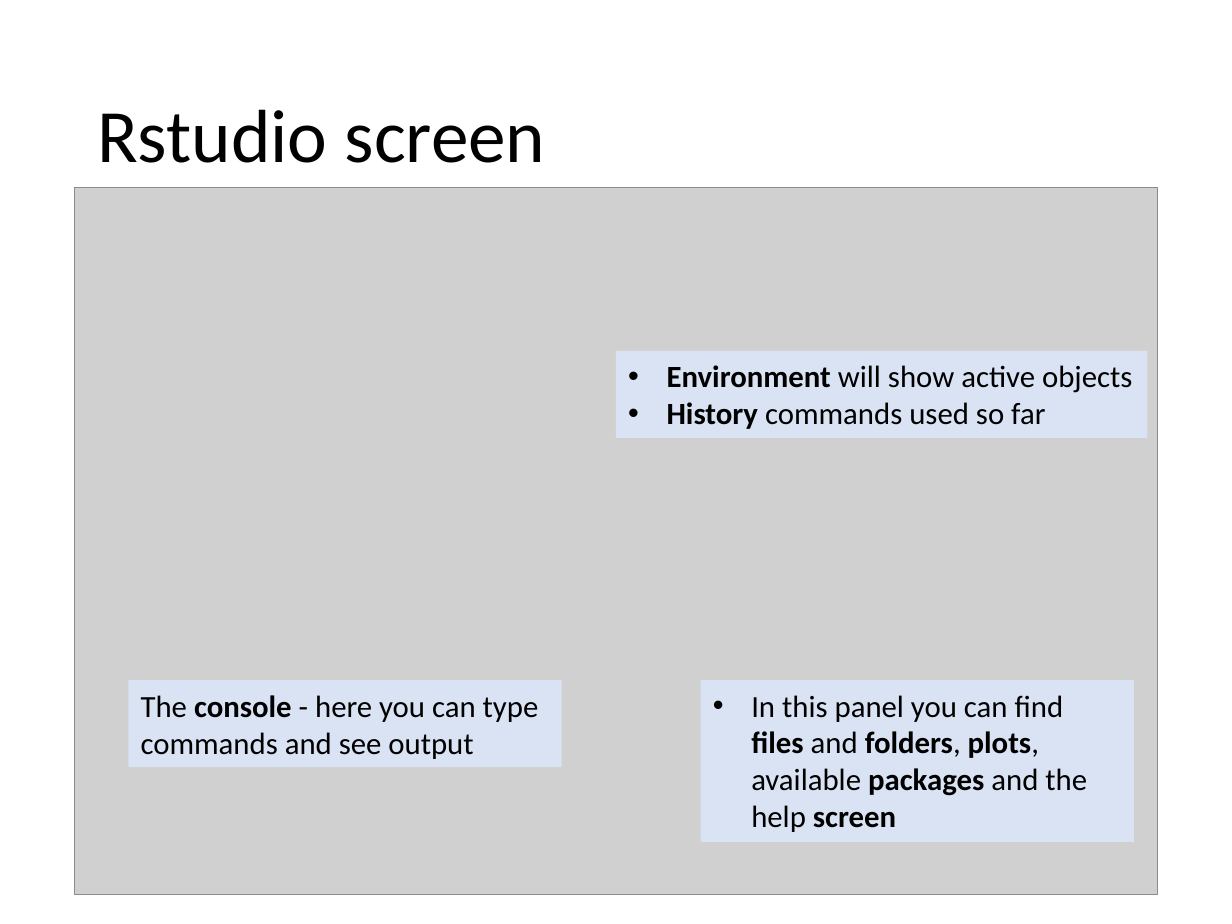
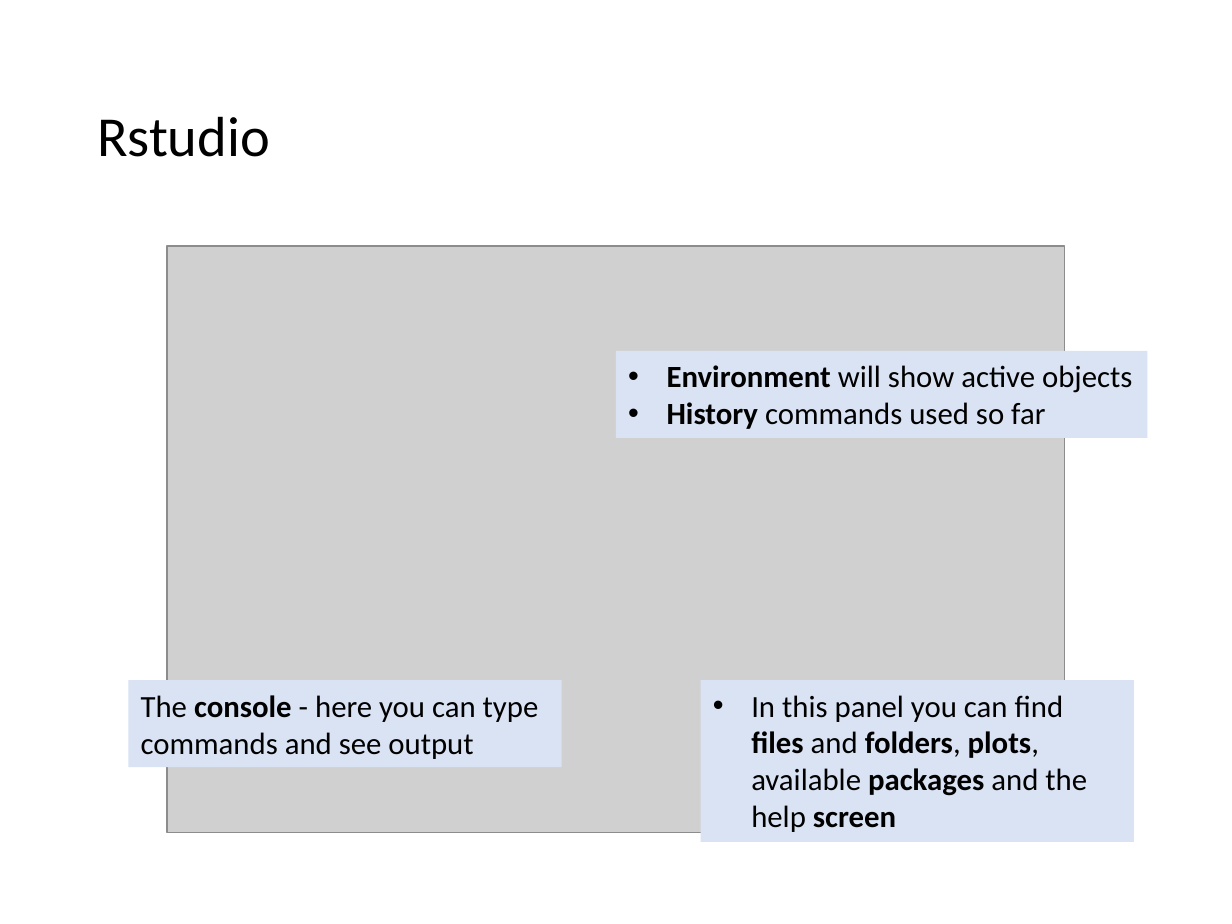
Before and after one commit to krabberod/AeN-workshop-2020, a slide deck: slide 4 of Intro to Rstudio/RStudio_intro.pptx (slide 2 before the commit). Drawn at 1232x924 pixels with LibreOffice and Linux fonts; fonts in the diff are those of the drawing; grey boxes stand for pictures. Boxes give left, top, right and bottom in pixels: in the first picture for what was removed or moved away, otherwise in the second. Text is boxed around its words. In the diff, an @@ line names an element or a change of style, - is before the commit and + after.

```diff
--- a/Intro to Rstudio/RStudio_intro.pptx
+++ b/Intro to Rstudio/RStudio_intro.pptx
@@ title at box(97, 116, 270, 157): text changed; size 44 to 33 pt @@
-Rstudio screen
+Rstudio
@@ picture: place and size @@
-picture at box(74, 187, 1157, 894)
+picture at box(168, 246, 1066, 833)
```
Also in this commit, not shown: 15 other slides changed, 2 slides added, 3 other files.
